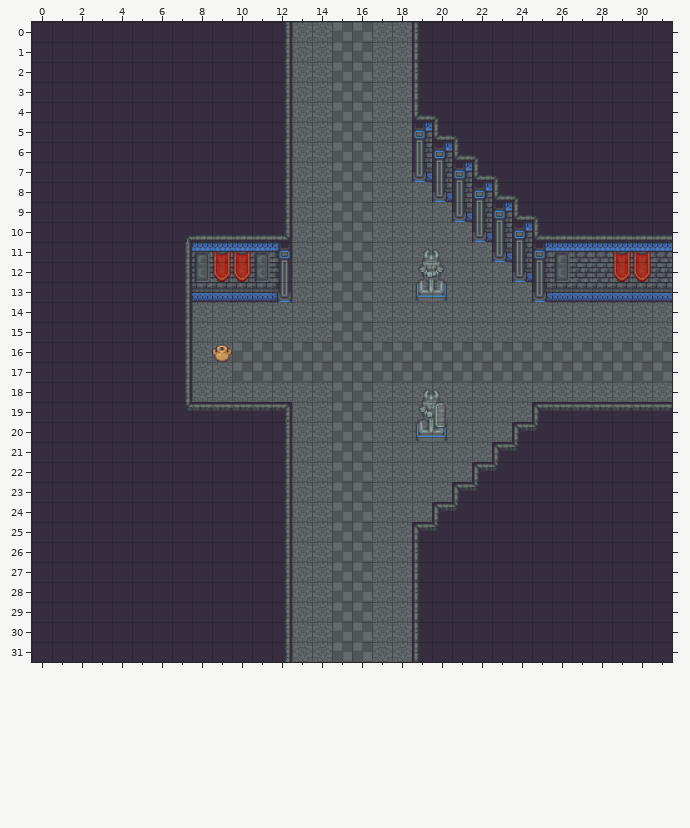
Tiled map -- Projects/OmniBlade/Assets/Castle/Castle+3E.tmx. Above: the version before the commit.
Cells are 48x48 px. Shown: x 0..31, y 0..31.
After:
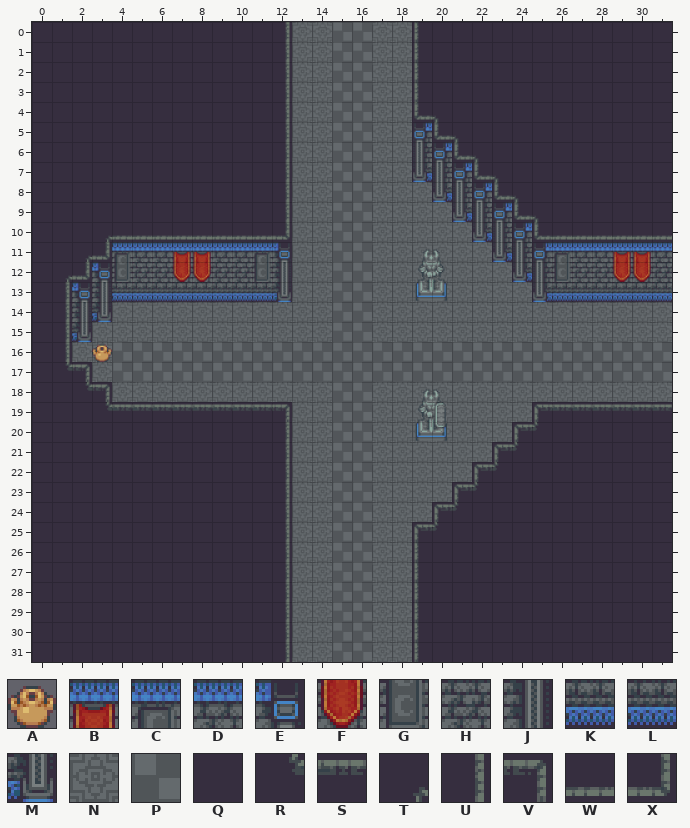
Key: from "Castle": A 234, B 700, C 702, D 704, E 705, F 751, G 753, H 755, J 756, K 802, L 804, M 807, N 903, P 908, Q 909, R 1380, S 1381, T 1386, U 1388, V 1389, W 1390, X 1392.
_ is an empty cell.
Objects are placed by their top-left corner, in cells (3,4 is the top-left corner of cell 3,4); size is 1x1 cell unless given.
Tiles replaced or removed in this view: B, C, F, G, N, Q, R, T, U.
Commit: Increased power of Critical with addend. Castle map improvement.
Edits made:
Changed rows in their new state; . is an unchanged cell.
layer "Floor" opacity 100% -> 90%
Layer "Floor":
first column x 4:
16 PPPPPP
17 PPPPPP
Layer "Furnishing":
first column x 1:
10 ..TWWWW...
11 .TXCDDBBDD
12 TXEGHHFFHH
13 UEJLKKK...
14 UJM____...
15 UM_____...
16 U______...
17 RV_____...
18 .RV____...
19 ..RSSSS...
Layer "Props":
changed: A at 9,16 -> A at 3,16
